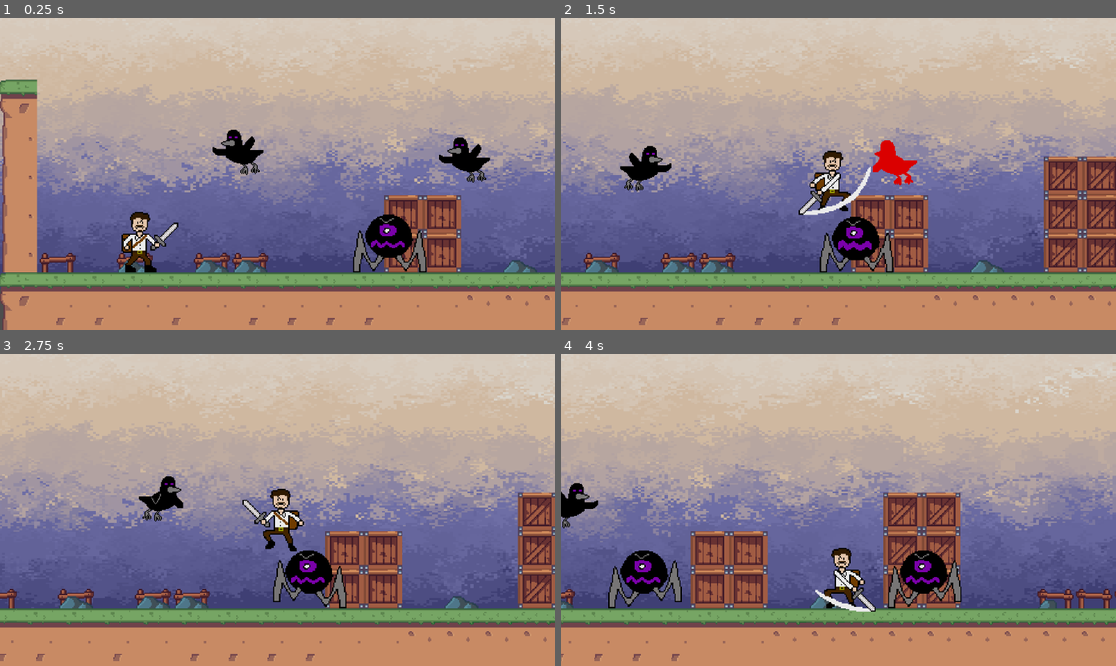
Above: before the commit, frames 1-4 (two rows, left to right).
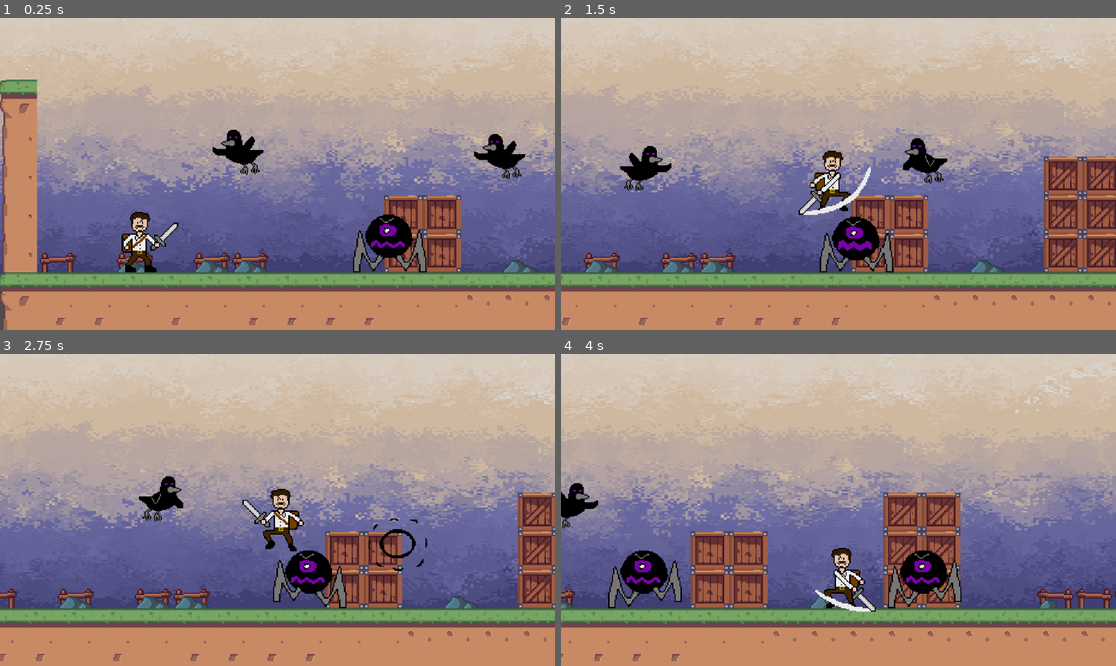
Above: after the commit, the same moments.

Repository: bscott519/ColossalCrisisGame
Game: Godot game, scene res://Scenes/level_1.tscn
The game is run twice, just before and just after one commit, with the same random seed, the same clock (stepped at 60 frames per second) and the same inputs. The engine's default icon, where the game draws it, is replaced by a stand-in: a white triangle on a blue panel in a dark square.
Inputs (mouse positions are in pixels of both pictures, inside the frame that each line leads up to):
- Up to frame 1 (0.25 s): no input
- Up to frame 2 (1.5 s): move the mouse to (960, 158) at 0.52 s; hold D (right) from 0.53 s (still down); click (960, 158) at 0.6 s; tap Space (jump) at 0.77 s; move the mouse to (727, 189) at 1.27 s; right-click (727, 189) at 1.35 s
- Up to frame 3 (2.75 s): tap Space (jump) at 1.52 s; move the mouse to (333, 441) at 2.02 s; release D (right) at 2.03 s; hold A (left) from 2.03 s (still down); click (333, 441) at 2.1 s
- Up to frame 4 (4 s): move the mouse to (810, 572) at 2.77 s; release A (left) at 2.78 s; hold D (right) from 2.78 s (still down); right-click (810, 572) at 2.85 s; tap Space (jump) at 3.02, 3.77 s; move the mouse to (1005, 556) at 3.52 s; click (1005, 556) at 3.6 s

The runs differ from the first frame. In frame 1, 1.2% of the frame differs, in the area x 79-95%, y 37-53%; in frame 2, 1.0%; in frame 3, 0.3%; in frame 4, nothing differs.

Commit message:
Update level_1.tscn

Diff:
--- a/Scenes/level_1.tscn
+++ b/Scenes/level_1.tscn
@@ -165,7 +165,7 @@
 polygon = PackedVector2Array(77, 212, 784, 207, 807, 203, 807, 30, 85, 27, 65, 31, 68, 209, 18, 201, 39, -6, 824, 3, 824, 285, 45, 294)
 
 [node name="darkbird2" parent="." instance=ExtResource("4_y8ncn")]
-position = Vector2(460, 128)
+position = Vector2(489, 125)
 
 [node name="colosslings" parent="." node_paths=PackedStringArray("patrol_points") instance=ExtResource("5_1lh3t")]
 position = Vector2(388, 213)
